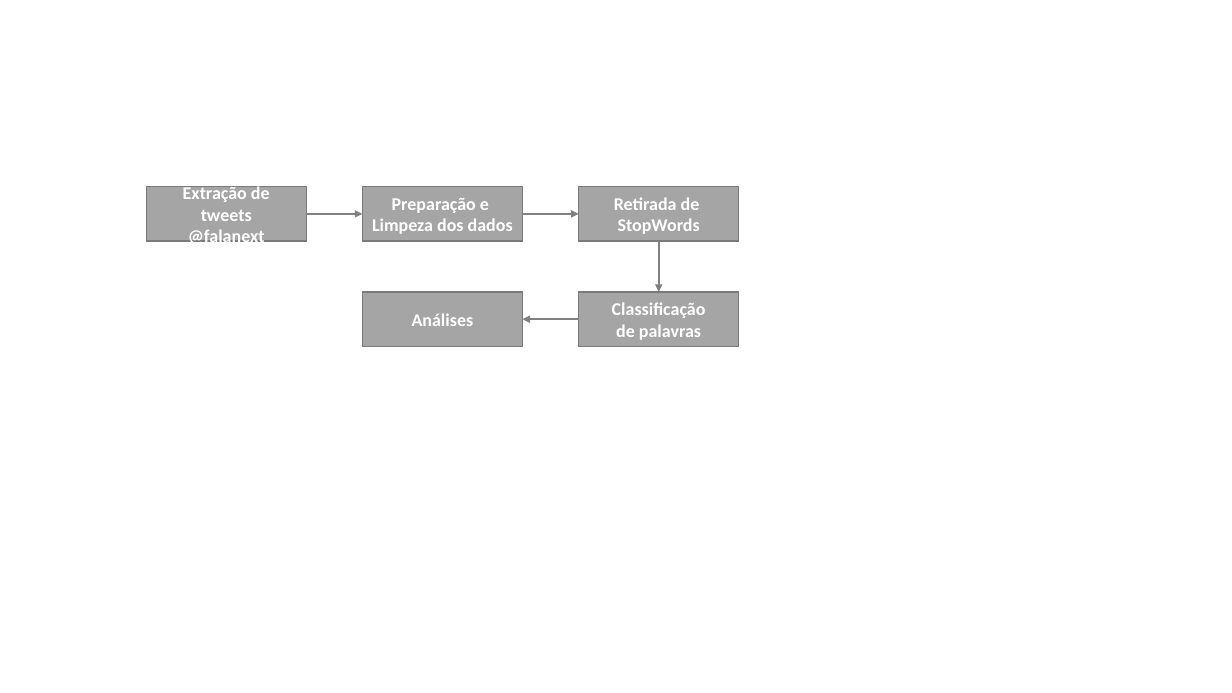
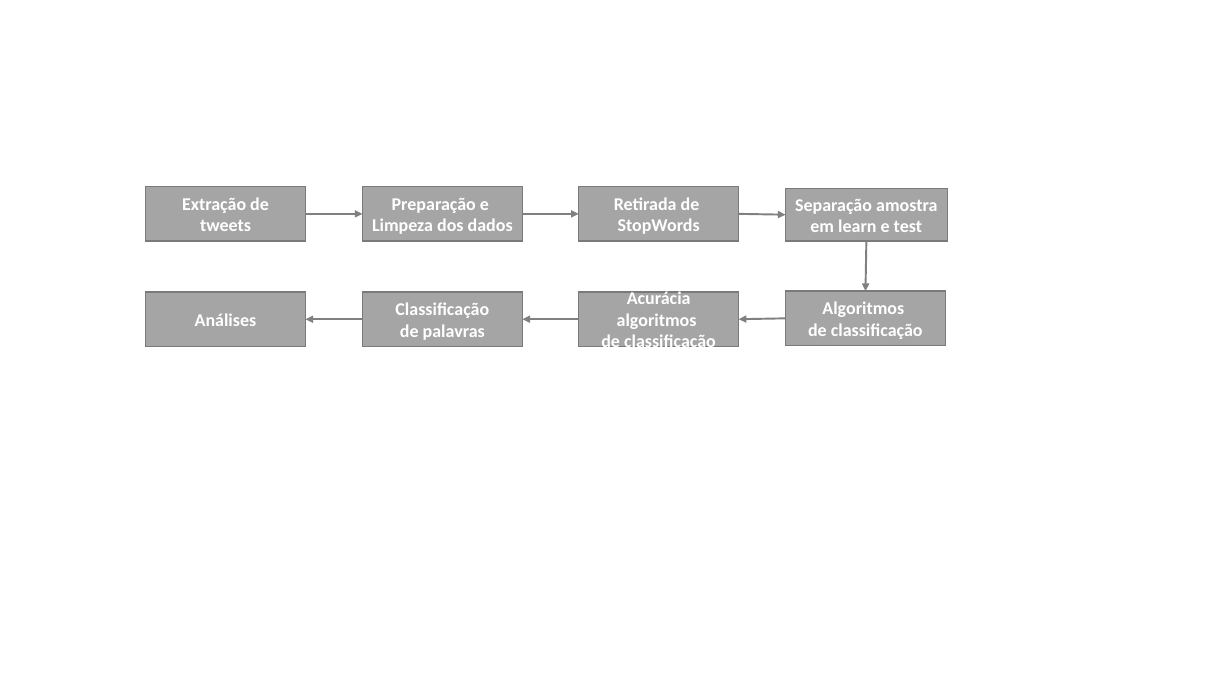
Before and after one commit to gabrielacaayres/tcc, a slide deck: slide 1 of doc/Imagens.pptx. Drawn at 1232x693 pixels with LibreOffice and Linux fonts; fonts in the diff are those of the drawing. Boxes give left, top, right and bottom in pixels: in the first picture for what was removed or moved away, otherwise in the second. Text is boxed around its words. In the diff, an @@ line names an element or a change of style, - is before the commit and + after.

```diff
--- a/doc/Imagens.pptx
+++ b/doc/Imagens.pptx
@@ rectangle added at <box>786,189,947,241</box>, fill #A5A5A5, outline #7A7A7A 1 pt, 14 pt, text #FFFFFF, bold @@
+Separação amostra
+em learn e test
@@ text in rectangle at <box>188,230,265,247</box>: paragraph removed @@
-@falanext
@@ arrow added from (739, 213) to (786, 214), #808080 1.5 pt @@
@@ arrow moved from (659, 241) - (659, 292) to (867, 241) - (866, 291) @@
@@ rectangle "Análises": place and size @@
-rectangle "Análises" at <box>362,292,522,347</box>
+rectangle "Análises" at <box>146,292,306,347</box>
@@ rectangle "Classificação": place and size @@
-rectangle "Classificação" at <box>579,292,738,347</box>
+rectangle "Classificação" at <box>362,292,522,347</box>
@@ rectangle added at <box>579,292,738,347</box>, fill #A5A5A5, outline #7A7A7A 1 pt, 14 pt, text #FFFFFF, bold @@
+Acurácia algoritmos
+de classificação
@@ rectangle added at <box>786,291,945,346</box>, fill #A5A5A5, outline #7A7A7A 1 pt, 14 pt, text #FFFFFF, bold @@
+Algoritmos
+de classificação
@@ arrow added from (362, 319) to (306, 319), #808080 1.5 pt @@
@@ arrow added from (786, 319) to (739, 319), #808080 1.5 pt @@
```
Also in this commit, not shown: 11 other files.
